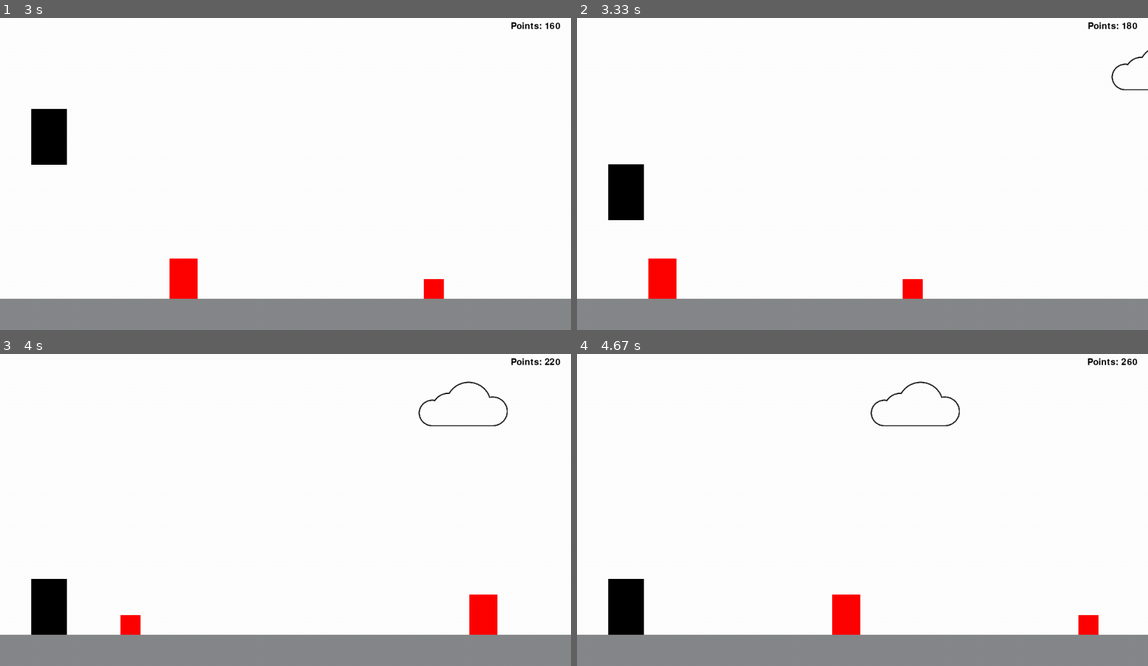
Above: before the commit, frames 1-4 (two rows, left to right).
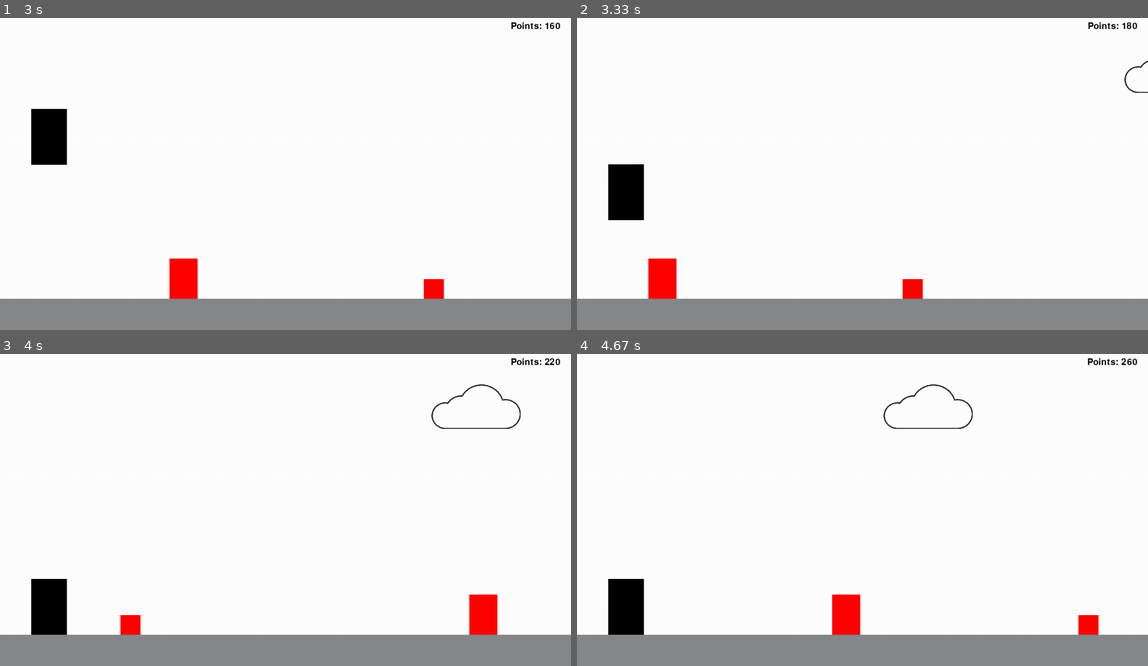
Above: after the commit, the same moments.

Repository: Mapsee/programming-2-a2
Game: pygame game, started from main.py
The game is run twice, just before and just after one commit, with the same random seed, the same clock (stepped at 60 frames per second) and the same inputs.
Inputs:
- Up to frame 1 (3 s): tap Space at 0.33, 0.73, 1.03, 1.23, 1.57, 1.87, 2.07, 2.37, 2.63, 2.97 s
- Up to frame 2 (3.33 s): tap Space at 3.27 s
- Up to frame 3 (4 s): tap Space at 3.4, 3.8 s
- Up to frame 4 (4.67 s): tap Space at 4.1 s

Frame 1 is identical in both runs. In frame 2, 0.1% of the frame differs, in the area x 93-100%, y 10-25%; in frame 3, 0.4%; in frame 4, 0.4%, in the area x 51-70%, y 8-25%.

Commit message:
organizing everything

Diff:
--- a/main.py
+++ b/main.py
@@ -12,7 +12,10 @@
 WIDTH = 1280
 HEIGHT = 720
 TITLE = "RUN RUN!"
+
+MAX_CLOUDS = 3
 GROUND_HEIGHT = HEIGHT - 70
+
 pygame.init()
 dimensions = (WIDTH, HEIGHT)
 screen = pygame.display.set_mode(dimensions)
@@ -142,6 +145,7 @@
     all_sprites = pygame.sprite.Group()
     enemy_sprite_list = pygame.sprite.Group()
     player_sprite = pygame.sprite.Group()
+    cloud_sprite_list = pygame.sprite.Group()
 
     cloud = Cloud()
     bigger_obstacle = BiggerObstacle()
@@ -149,6 +153,7 @@
     player = Player()
     track = Track()
 
+    cloud_sprite_list.add(cloud)
     all_sprites.add(bigger_obstacle)
     all_sprites.add(player)
     all_sprites.add(track)
@@ -178,6 +183,11 @@
     # ----- LOCAL VARIABLES
     done = False
     clock = pygame.time.Clock()
+
+    # Create more clouds
+    for i in range(MAX_CLOUDS):
+        cloud = Cloud()
+        cloud_sprite_list.add(cloud)
 
     # ----- MAIN LOOP
     while not done:
Renamed: GitPracticeProject.py -> notes/GitPracticeProject.py
Renamed: python f.py -> notes/python f.py
Renamed: testing.py -> notes/testing.py
Not shown, added: notes/.gitignore
Not shown, added: notes/Level 2 - Unit 0 - 2 Setup.ipynb
Not shown, added: notes/Level 2 - Unit 0 - 3 What Is Computing.ipynb
Not shown, added: notes/Level 2 - Unit 0 - 4 Basics with Strings, Variables, and Operations.ipynb
